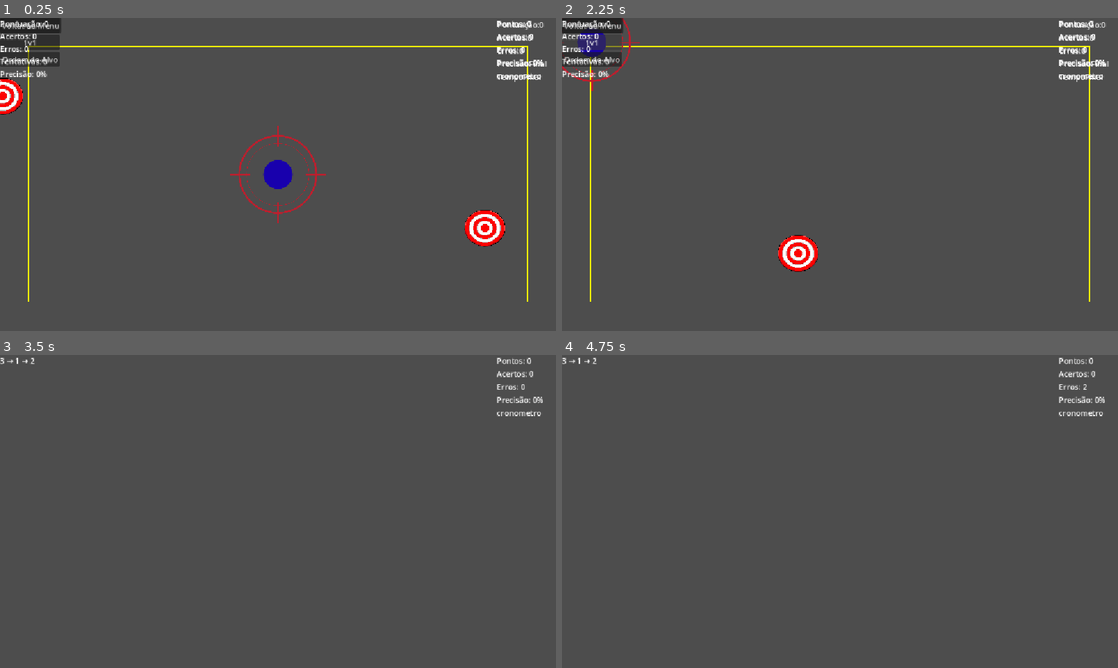
Above: before the commit, frames 1-4 (two rows, left to right).
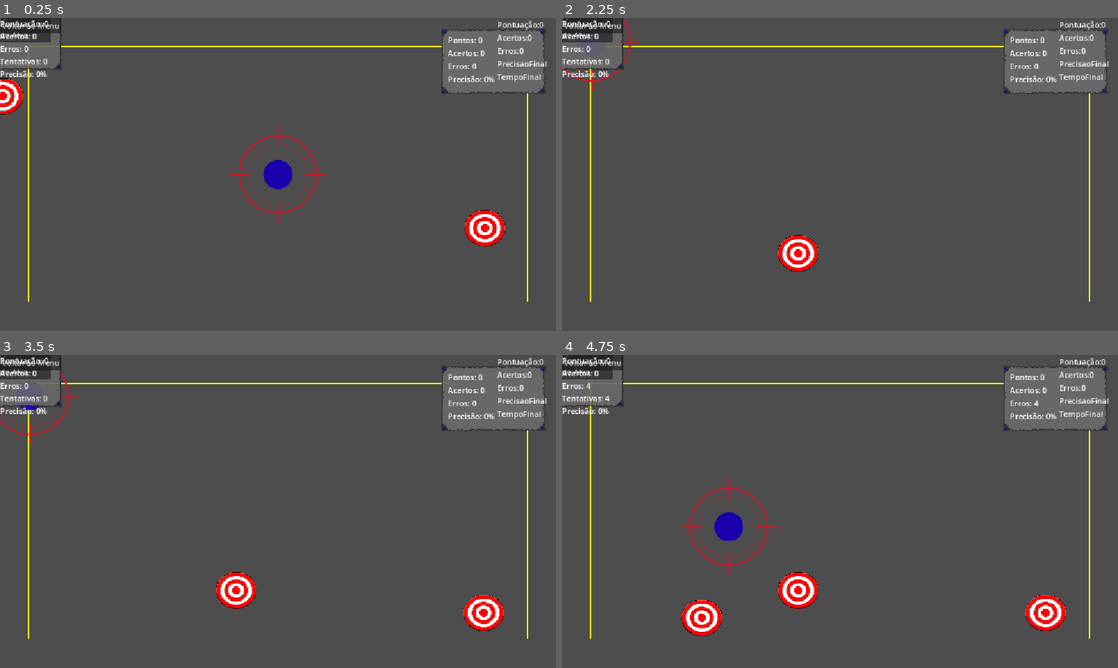
Above: after the commit, the same moments.

Repository: ditoslv/JOGO_CG2VA
Game: Godot game, scene res://main.tscn
Same seed, same stepped clock (60 frames per second), same inputs: the game is played once before the commit and once after it.
Inputs (mouse positions are in pixels of both pictures, inside the frame that each line leads up to):
- Up to frame 1 (0.25 s): no input
- Up to frame 2 (2.25 s): click "Voltar ao Menu" at 0.5 s; click "Voltar ao Menu" at 1.25 s; click (589, 43) at 2 s, where only the run before the commit has a clickable "1v1"
- Up to frame 3 (3.5 s): click (27, 395) at 2.75 s, where only the run before the commit has a clickable "Ordem do Alvo"
- Up to frame 4 (4.75 s): tap Enter at 3.5 s; move the mouse to (962, 495) at 3.52 s; click (962, 495) at 3.67 s; tap Space at 4.25 s; move the mouse to (728, 527) at 4.27 s; click (728, 527) at 4.42 s

The runs differ from the first frame. In frame 1, 4.3% of the frame differs, in the area x 0-99%, y 0-25%; in frame 2, 4.4%; in frame 3, 6.9%; in frame 4, 8.0%, in the area x 0-99%, y 0-91%.

Commit message:
painel adicionado

Diff:
--- a/scenes/menu/Menu.tscn
+++ b/scenes/menu/Menu.tscn
@@ -10,6 +10,7 @@
 [ext_resource type="PackedScene" uid="uid://dydgxgiy8lrrk" path="res://scenes/modes/order_mode.tscn" id="8_1upmo"]
 [ext_resource type="PackedScene" uid="uid://bb5y78wdwf46d" path="res://scenes/ui/hud.tscn" id="9_2l3mi"]
 [ext_resource type="PackedScene" uid="uid://bia2ga1ibfc4d" path="res://scenes/ui/result_screen.tscn" id="10_aav4f"]
+[ext_resource type="Texture2D" path="res://assents/sprites/Painel_UI.png" id="11_painel"]
 
 [node name="TesteCore" type="Node2D" unique_id=427464315]
 script = ExtResource("1_h07w3")
@@ -36,26 +37,55 @@
 
 [node name="Menu" type="Control" parent="." unique_id=580907947]
 layout_mode = 3
-anchors_preset = 0
-offset_right = 40.0
-offset_bottom = 40.0
+anchors_preset = 8
+anchor_left = 0.5
+anchor_top = 0.5
+anchor_right = 0.5
+anchor_bottom = 0.5
+offset_left = -130.0
+offset_top = -110.0
+offset_right = 130.0
+offset_bottom = 110.0
+grow_horizontal = 2
+grow_vertical = 2
 script = ExtResource("7_r3q2r")
 
-[node name="VBoxContainer" type="VBoxContainer" parent="Menu" unique_id=2097245433]
-layout_mode = 0
-offset_right = 40.0
-offset_bottom = 40.0
+[node name="PainelMenu" type="NinePatchRect" parent="Menu" unique_id=768245113]
+layout_mode = 1
+anchors_preset = 15
+anchor_right = 1.0
+anchor_bottom = 1.0
+grow_horizontal = 2
+grow_vertical = 2
+texture = ExtResource("11_painel")
+patch_margin_left = 64
+patch_margin_top = 64
+patch_margin_right = 64
+patch_margin_bottom = 64
 
-[node name="Button" type="Button" parent="Menu/VBoxContainer" unique_id=1332493251]
+[node name="VBoxContainer" type="VBoxContainer" parent="Menu/PainelMenu" unique_id=2097245433]
+layout_mode = 1
+anchors_preset = 15
+anchor_right = 1.0
+anchor_bottom = 1.0
+offset_left = 24.0
+offset_top = 24.0
+offset_right = -24.0
+offset_bottom = -24.0
+grow_horizontal = 2
+grow_vertical = 2
+alignment = 1
+
+[node name="Button" type="Button" parent="Menu/PainelMenu/VBoxContainer" unique_id=1332493251]
 layout_mode = 2
 text = "Solo"
 
-[node name="Button2" type="Button" parent="Menu/VBoxContainer" unique_id=2068690506]
+[node name="Button2" type="Button" parent="Menu/PainelMenu/VBoxContainer" unique_id=2068690506]
 layout_mode = 2
 text = "1v1
 "
 
-[node name="Button3" type="Button" parent="Menu/VBoxContainer" unique_id=1608311938]
+[node name="Button3" type="Button" parent="Menu/PainelMenu/VBoxContainer" unique_id=1608311938]
 layout_mode = 2
 text = "Ordem do Alvo"
 
@@ -65,9 +95,9 @@
 
 [node name="ResultScreen" parent="." unique_id=1989643837 instance=ExtResource("10_aav4f")]
 
-[connection signal="pressed" from="Menu/VBoxContainer/Button" to="Menu" method="_on_button_pressed"]
-[connection signal="pressed" from="Menu/VBoxContainer/Button2" to="Menu" method="_on_button_2_pressed"]
-[connection signal="pressed" from="Menu/VBoxContainer/Button3" to="Menu" method="_on_button_3_pressed"]
+[connection signal="pressed" from="Menu/PainelMenu/VBoxContainer/Button" to="Menu" method="_on_button_pressed"]
+[connection signal="pressed" from="Menu/PainelMenu/VBoxContainer/Button2" to="Menu" method="_on_button_2_pressed"]
+[connection signal="pressed" from="Menu/PainelMenu/VBoxContainer/Button3" to="Menu" method="_on_button_3_pressed"]
 
 [editable path="OrderMode"]
 [editable path="OrderMode/HUD"]
--- a/scenes/ui/hud.tscn
+++ b/scenes/ui/hud.tscn
@@ -1,6 +1,7 @@
-[gd_scene format=3 uid="uid://bb5y78wdwf46d"]
+[gd_scene load_steps=3 format=3 uid="uid://bb5y78wdwf46d"]
 
 [ext_resource type="Script" uid="uid://crk7fs4vtcg4s" path="res://scripts/ui/hud.gd" id="1_6ac2j"]
+[ext_resource type="Texture2D" path="res://assents/sprites/Painel_UI.png" id="2_painel"]
 
 [node name="HUD" type="Control" unique_id=494623424]
 layout_mode = 3
@@ -9,29 +10,47 @@
 offset_bottom = 40.0
 script = ExtResource("1_6ac2j")
 
-[node name="VBoxContainer" type="VBoxContainer" parent="." unique_id=1769189701]
-custom_minimum_size = Vector2(-5, -5)
+[node name="PainelPontuacao" type="NinePatchRect" parent="." unique_id=917244501]
 layout_mode = 0
-offset_left = 1029.0
-offset_right = 1134.0
-offset_bottom = 131.0
+offset_left = 0.0
+offset_top = 0.0
+offset_right = 220.0
+offset_bottom = 140.0
+texture = ExtResource("2_painel")
+patch_margin_left = 64
+patch_margin_top = 64
+patch_margin_right = 64
+patch_margin_bottom = 64
 
-[node name="LabelPontuacao" type="Label" parent="VBoxContainer" unique_id=238329125]
+[node name="VBoxContainer" type="VBoxContainer" parent="PainelPontuacao" unique_id=1769189701]
+layout_mode = 1
+anchors_preset = 15
+anchor_right = 1.0
+anchor_bottom = 1.0
+offset_left = 16.0
+offset_top = 14.0
+offset_right = -16.0
+offset_bottom = -14.0
+grow_horizontal = 2
+grow_vertical = 2
+
+[node name="LabelPontuacao" type="Label" parent="PainelPontuacao/VBoxContainer" unique_id=238329125]
 layout_mode = 2
 text = "Pontos:0"
 
-[node name="LabelAcertos" type="Label" parent="VBoxContainer" unique_id=171347958]
+[node name="LabelAcertos" type="Label" parent="PainelPontuacao/VBoxContainer" unique_id=171347958]
 layout_mode = 2
 text = "Acertos:0"
 
-[node name="LabelErros" type="Label" parent="VBoxContainer" unique_id=23640243]
+[node name="LabelErros" type="Label" parent="PainelPontuacao/VBoxContainer" unique_id=23640243]
 layout_mode = 2
 text = "Erros:0"
 
-[node name="LabelPrecisao" type="Label" parent="VBoxContainer" unique_id=554659012]
+[node name="LabelPrecisao" type="Label" parent="PainelPontuacao/VBoxContainer" unique_id=554659012]
 layout_mode = 2
 text = "testePrecisao"
 
-[node name="LabelCronometro" type="Label" parent="VBoxContainer" unique_id=1660571217]
+[node name="LabelCronometro" type="Label" parent="PainelPontuacao/VBoxContainer" unique_id=1660571217]
+visible = false
 layout_mode = 2
 text = "cronometro"
--- a/scripts/ui/hud.gd
+++ b/scripts/ui/hud.gd
@@ -1,13 +1,31 @@
 extends Control
 
-@onready var label_pontuacao = $VBoxContainer/LabelPontuacao
-@onready var label_acertos = $VBoxContainer/LabelAcertos
-@onready var label_erros = $VBoxContainer/LabelErros
-@onready var label_precisao = $VBoxContainer/LabelPrecisao
+@onready var painel_pontuacao: NinePatchRect = $PainelPontuacao
+@onready var label_pontuacao = $PainelPontuacao/VBoxContainer/LabelPontuacao
+@onready var label_acertos = $PainelPontuacao/VBoxContainer/LabelAcertos
+@onready var label_erros = $PainelPontuacao/VBoxContainer/LabelErros
+@onready var label_precisao = $PainelPontuacao/VBoxContainer/LabelPrecisao
+
+## Margem (em pixels) entre o painel e a borda direita/superior da tela.
+@export var margem_borda: float = 20.0
+
 
 func _ready() -> void:
+	_posicionar_painel_no_canto_superior_direito()
 	ScoreSystem.score_updated.connect(_atualizar_hud)
 	_atualizar_hud(ScoreSystem.obter_resultado_final())
+
+
+## Calculado em runtime (como o GameBase.gd já faz com a área de
+## spawn) em vez de fixo no .tscn, porque o HUD não é esticado pra
+## tela cheia — só assim o painel encosta na borda direita real,
+## e não num ponto fixo que dependeria da resolução da janela.
+func _posicionar_painel_no_canto_superior_direito() -> void:
+	var tamanho_tela := get_viewport_rect().size
+	painel_pontuacao.position = Vector2(
+		tamanho_tela.x - painel_pontuacao.size.x - margem_borda,
+		margem_borda
+	)
 
 
 func _atualizar_hud(dados: Dictionary) -> void:
Binary file added: assents/sprites/Painel_UI.png
Not shown, added: assents/sprites/Painel_UI.png.import
